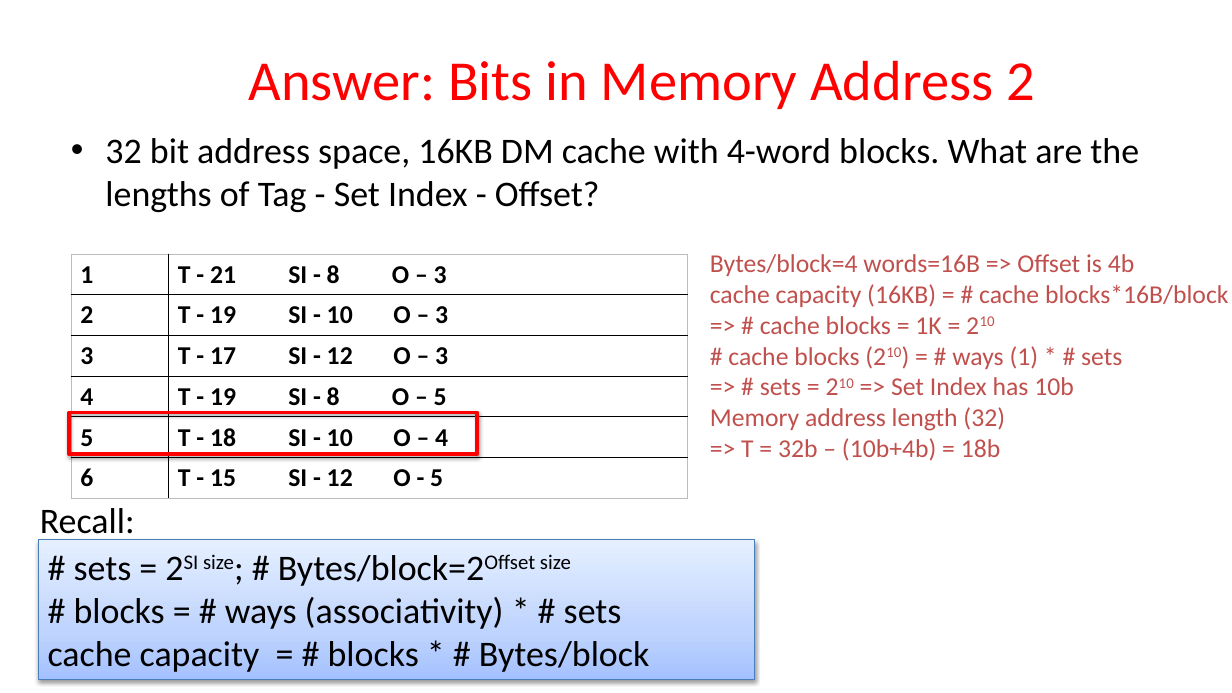
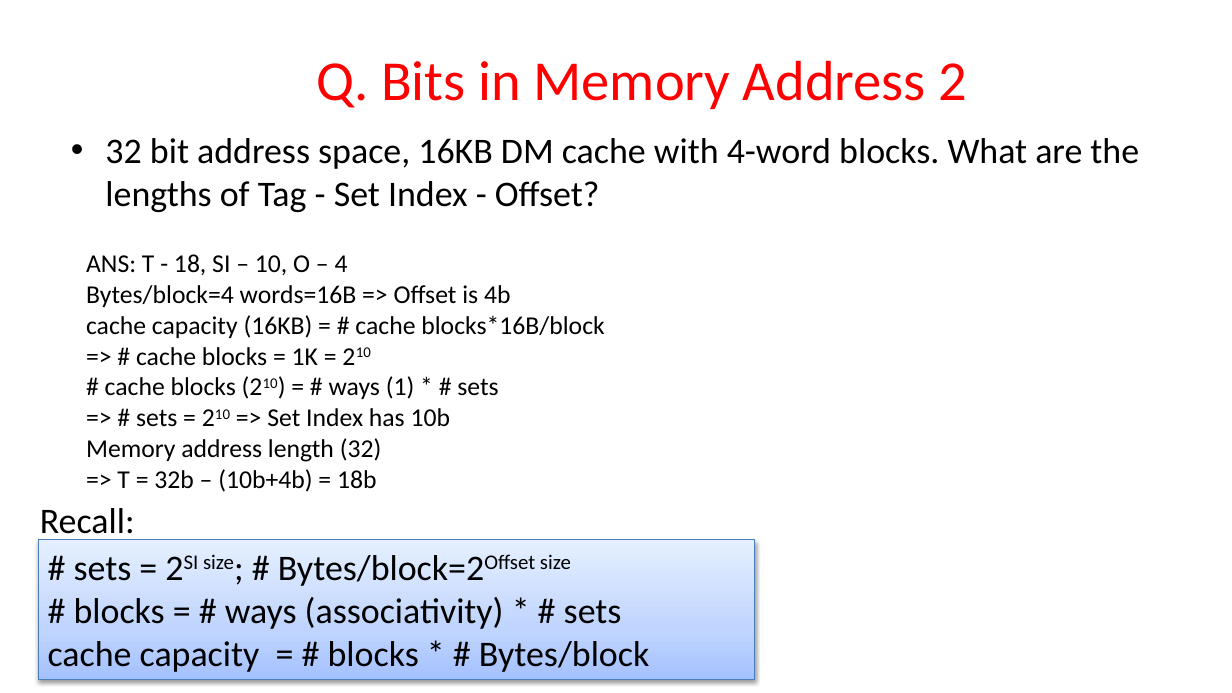
Before and after one commit to guhofstra/CSC256Fa25, a slide deck: slide 41 of PPTs/L7-Exercises ANS.pptx (slide 42 before the commit). Drawn at 1232x693 pixels with LibreOffice and Linux fonts; fonts in the diff are those of the drawing. Boxes give left, top, right and bottom in pixels: in the first picture for what was removed or moved away, otherwise in the second. Text is boxed around its words. In the diff, an @@ line names an element or a change of style, - is before the commit and + after.

```diff
--- a/PPTs/L7-Exercises ANS.pptx
+++ b/PPTs/L7-Exercises ANS.pptx
@@ title at (x1=316, y1=60, x2=968, y2=109): text changed @@
-Answer: Bits in Memory Address 2
+Q. Bits in Memory Address 2
@@ table removed at (x1=71, y1=254, x2=688, y2=494), 6 rows, 2 columns @@
-1 | T - 21 SI - 8 O – 3
-2 | T - 19 SI - 10 O – 3
-3 | T - 17 SI - 12 O – 3
-4 | T - 19 SI - 8 O – 5
-5 | T - 18 SI - 10 O – 4
-6 | T - 15 SI - 12 O - 5
@@ text "ANS: T - 18, SI ..." moved from (x1=710, y1=254, x2=1228, y2=461) to (x1=86, y1=254, x2=604, y2=492) @@
@@ text at (x1=86, y1=254, x2=348, y2=275): paragraph added @@
+ANS: T - 18, SI – 10, O – 4
@@ text at (x1=86, y1=285, x2=604, y2=492): text colour #C0504D to #000000 @@
@@ rectangle removed at (x1=69, y1=413, x2=478, y2=455) @@
```
Also in this commit, not shown: 12 other slides changed, 7 slides removed, 1 other file.
